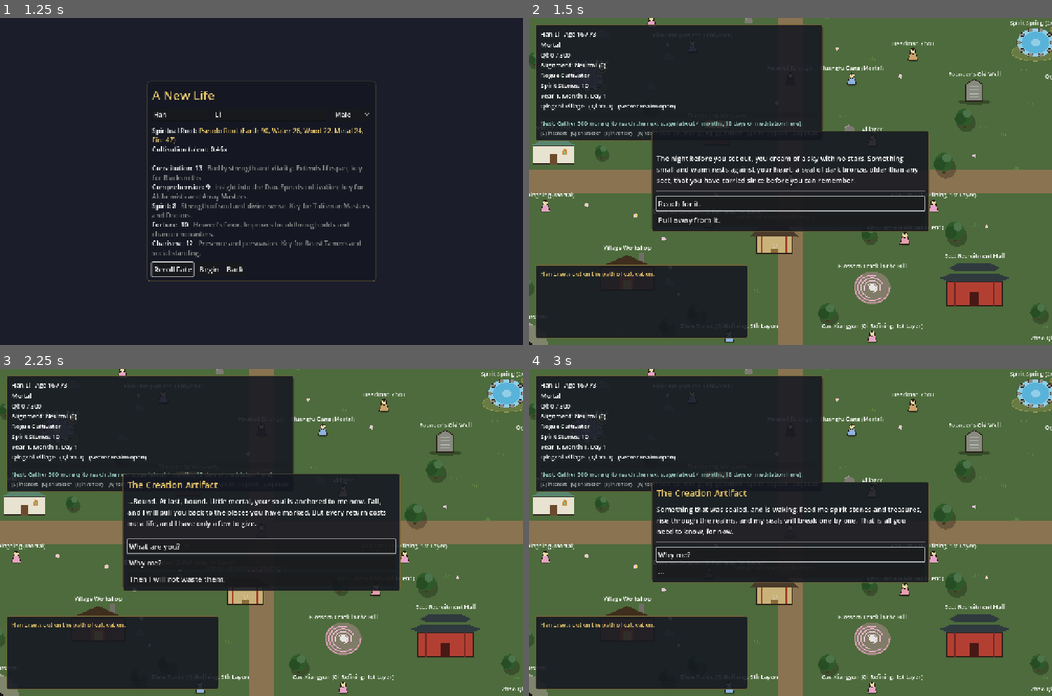
Above: before the commit, frames 1-4 (two rows, left to right).
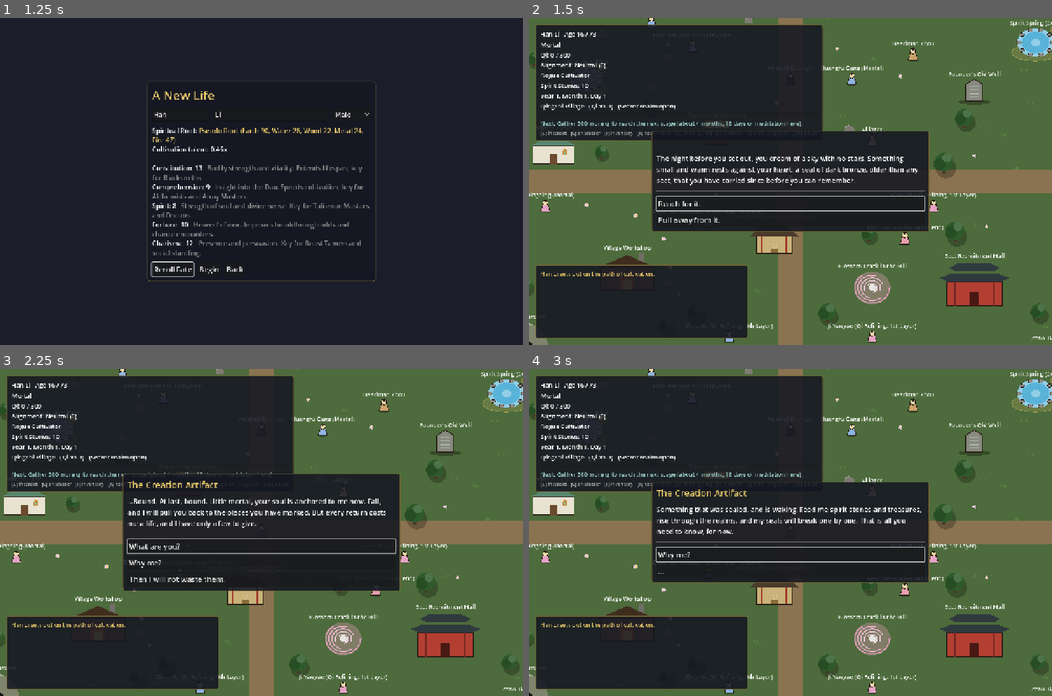
Above: after the commit, the same moments.

Repository: samridghimire/cultivation-game
Game: Godot game, scene res://src/ui/main_menu.tscn
Two runs of this game, one before a commit and one after it. Both use one fixed random seed, a clock stepped at 60 frames per second and the inputs below.
Inputs:
- Up to frame 1 (1.25 s): click "New Game" at 0.5 s
- Up to frame 2 (1.5 s): click "Begin" at 1.25 s
- Up to frame 3 (2.25 s): click "Reach for it." at 2 s
- Up to frame 4 (3 s): click "What are you?" at 2.75 s

Frame 1 is identical in both runs. In frame 2, 0.3% of the frame differs, in the area x 22-100%, y 1-99%; in frame 3, 0.3%; in frame 4, 0.3%.

Commit message:
[FAM-012b] Two NPC clans and three clan estate buildings
Hu Clan (beast hunters, Misty Forest) and Yin Clan (Foundation corpse
refiners, Withered Bone Marsh) with start relations; Spirit Ore Vein, Guest
Pavilion and Martial Training Grounds buildings. Estate huts at the clan
seat wrap into rows of four. The secret realm inheritance test no longer
depends on the RNG sequence (rivals disabled for it).

Co-Authored-By: Claude Opus 5.5 <noreply@anthropic.com>
Claude-Session: https://claude.ai/code/session_01425iTeZ71nSBW6h3jMb864

Diff:
--- a/data/clan_buildings.json
+++ b/data/clan_buildings.json
@@ -26,6 +26,9 @@
       {"cost": 250, "build_days": 60, "effects": {"training_speed": 0.15}},
       {"cost": 800, "build_days": 120, "effects": {"training_speed": 0.3}},
       {"cost": 2400, "build_days": 240, "min_realm": "core_formation", "effects": {"training_speed": 0.5}}
-    ]}
+    ]},
+    {"id": "ore_vein", "name": "Spirit Ore Vein", "description": "A shaft sunk into a thin vein of spirit iron beneath the seat, worked by clan servants.", "levels": [{"cost": 250, "build_days": 60, "effects": {"herbs": {"iron_essence": 3}}}, {"cost": 750, "build_days": 120, "effects": {"herbs": {"iron_essence": 3, "cold_iron": 2}}}, {"cost": 2200, "build_days": 240, "min_realm": "core_formation", "effects": {"herbs": {"cold_iron": 3, "azure_crystal": 1}}}]},
+    {"id": "guest_pavilion", "name": "Guest Pavilion", "description": "Elegant halls where travelling cultivators and merchants lodge, paying in stones and spreading the clan's name.", "levels": [{"cost": 350, "build_days": 60, "effects": {"income": 10, "reputation": 1}}, {"cost": 1000, "build_days": 120, "effects": {"income": 25, "reputation": 2}}, {"cost": 3000, "build_days": 240, "min_realm": "core_formation", "effects": {"income": 50, "reputation": 4}}]},
+    {"id": "training_grounds", "name": "Martial Training Grounds", "description": "Sparring rings and archery butts where clan youths drill, and clan guards keep watch over the road.", "levels": [{"cost": 300, "build_days": 60, "effects": {"training_speed": 0.1, "ward": 0.1}}, {"cost": 900, "build_days": 120, "effects": {"training_speed": 0.2, "ward": 0.15}}, {"cost": 2700, "build_days": 240, "min_realm": "core_formation", "effects": {"training_speed": 0.3, "ward": 0.2}}]}
   ]
 }
--- a/data/clans.json
+++ b/data/clans.json
@@ -12,6 +12,14 @@
     {"id": "yun_clan", "name": "Yun Clan", "surname": "Yun", "region": "azure_peak", "alignment": 200, "description": "An old sword clan dwelling among the clouds of Azure Peak, proud of a Foundation patriarch.",
       "head": {"gender": "male", "age_years": 180, "realm": "foundation_establishment", "stage": 3},
       "spouse": {"age_years": 150, "realm": "foundation_establishment"},
+      "children": {"count": [1, 3], "age_years": [30, 90], "realm": "qi_refining"}},
+    {"id": "hu_clan", "name": "Hu Clan", "surname": "Hu", "region": "misty_forest", "alignment": 0, "description": "Hunters and beast tamers of the Misty Forest who sell pelts and spirit-beast cores at the market and know every wolf trail by scent.",
+      "head": {"gender": "female", "age_years": 95, "realm": "qi_refining", "stage": 9},
+      "spouse": {"age_years": 90, "realm": "qi_refining"},
+      "children": {"count": [2, 4], "age_years": [16, 50], "realm": "qi_refining"}},
+    {"id": "yin_clan", "name": "Yin Clan", "surname": "Yin", "region": "withered_bone_marsh", "alignment": -400, "description": "Corpse refiners who raise the marsh dead as servants. The righteous sects would burn their stilt halls if they could find them in the fog.",
+      "head": {"gender": "male", "age_years": 150, "realm": "foundation_establishment", "stage": 5},
+      "spouse": {"age_years": 130, "realm": "foundation_establishment"},
       "children": {"count": [1, 3], "age_years": [30, 90], "realm": "qi_refining"}}
   ],
   "relations": {
@@ -19,7 +27,11 @@
     "start": [
       {"clans": ["zhao_clan", "mo_clan"], "value": -30},
       {"clans": ["mo_clan", "yun_clan"], "value": -45},
-      {"clans": ["zhao_clan", "yun_clan"], "value": 20}
+      {"clans": ["zhao_clan", "yun_clan"], "value": 20},
+      {"clans": ["hu_clan", "zhao_clan"], "value": 15},
+      {"clans": ["hu_clan", "yin_clan"], "value": -35},
+      {"clans": ["yin_clan", "yun_clan"], "value": -55},
+      {"clans": ["yin_clan", "mo_clan"], "value": 20}
     ],
     "acts": {"humiliate": -15, "rob": -30, "kill": -60},
     "kindness": {"gift": 2, "treat_npc": 8},
--- a/src/world/interactables/abode.gd
+++ b/src/world/interactables/abode.gd
@@ -126,19 +126,20 @@
 
 
 ## The clan seat shows one small hut per built estate building (FAM-006b),
-## taller the higher its level, in a row beside the abode.
+## taller the higher its level, in rows of four beside the abode.
 func _draw_estate() -> void:
 	var clan: ClanData = GameState.clan
 	if clan == null or clan.seat != abode_id:
 		return
-	var x := size.x / 2.0 + 14.0
+	var built := 0
 	for building_id in ClanEstate.building_ids(GameState.data):
 		var lvl := ClanEstate.level(clan, building_id)
 		if lvl <= 0:
 			continue
 		var h := 14.0 + 6.0 * lvl
-		var base := Vector2(x, size.y / 2.0)
+		@warning_ignore("integer_division")
+		var base := Vector2(size.x / 2.0 + 14.0 + 24.0 * (built % 4), size.y / 2.0 + 38.0 * (built / 4))
+		built += 1
 		draw_rect(Rect2(base + Vector2(0, -h), Vector2(18, h)), Color("b08a5a"))
 		draw_rect(Rect2(base + Vector2(0, -h), Vector2(18, h)), PlaceArt.OUTLINE, false, 1.5)
 		draw_colored_polygon(PackedVector2Array([base + Vector2(-3, -h), base + Vector2(9, -h - 9), base + Vector2(21, -h)]), Color("5a3a2a"))
-		x += 24.0
--- a/tests/unit/test_secret_realms.gd
+++ b/tests/unit/test_secret_realms.gd
@@ -176,6 +176,9 @@
 	var clock := _root().get_node("GameClock")
 	var c := CharacterFactory.create("Heir", gs.data, seeded_rng(9))
 	gs.start_session(c)
+	# No rival contests the floors or claims the inheritance (W-005f has its own test).
+	var rivals: Dictionary = gs.data.secret_realm_rivals
+	gs.data.secret_realm_rivals = {}
 	gs.current_region = "misty_forest"
 	c.realm_index = 1
 	c.stage = 8
@@ -205,6 +208,7 @@
 	assert_eq(SecretRealms.floors_cleared(c, def, next_open), floors, "the heart pavilion is plundered")
 	assert_true(SecretRealms.has_inherited(c, "verdant_remnant"))
 	assert_true(Techniques.knows(c, tech))
+	gs.data.secret_realm_rivals = rivals
 
 
 ## W-005c: one secret realm per region, Qi Refining to Nascent Soul, each with
Not shown, changed: docs/BACKLOG.md
Not shown, changed: docs/CHANGELOG.md
